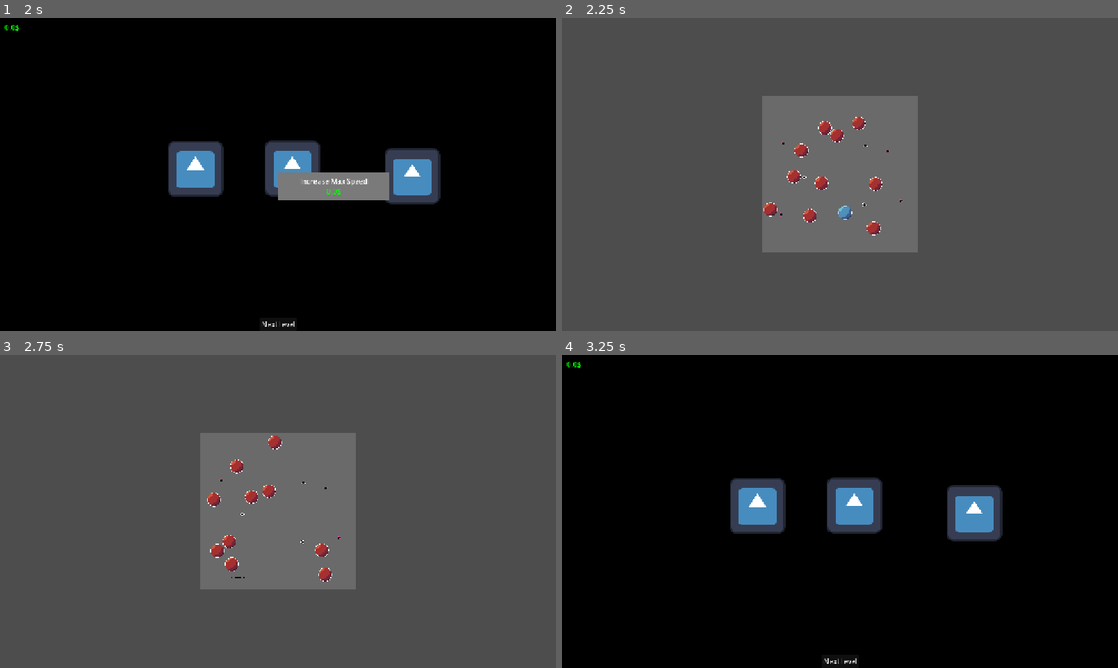
Above: before the commit, frames 1-4 (two rows, left to right).
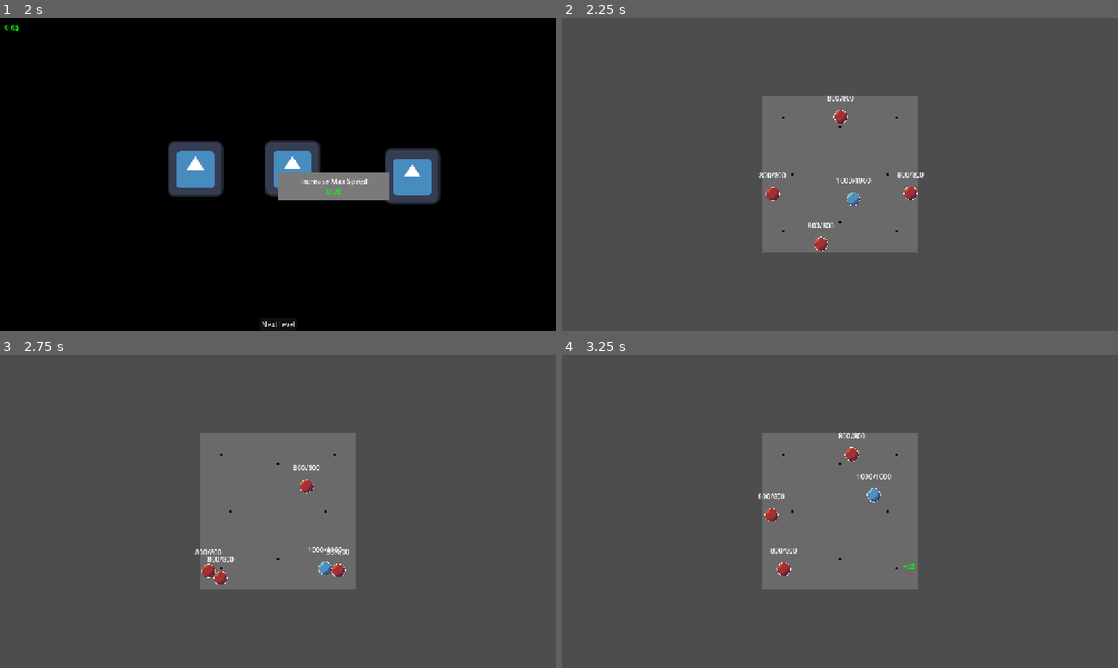
Above: after the commit, the same moments.

Repository: wespd/ball-fighter
Game: Godot game, scene res://Scenes/main_menu.tscn
Same seed, same stepped clock (60 frames per second), same inputs: the game is played once before the commit and once after it. The engine's default icon, where the game draws it, is replaced by a stand-in: a white triangle on a blue panel in a dark square.
Inputs (mouse positions are in pixels of both pictures, inside the frame that each line leads up to):
- Up to frame 1 (2 s): click "Play" at 0.5 s; click "Play" at 1.25 s
- Up to frame 2 (2.25 s): click "Next level" at 2 s
- Up to frame 3 (2.75 s): no input
- Up to frame 4 (3.25 s): move the mouse to (962, 495) at 2.77 s

Frame 1 is identical in both runs. In frame 2, 1.7% of the frame differs, in the area x 35-66%, y 24-75%; in frame 3, 1.5%; in frame 4, 99%, in the area x 0-100%, y 0-100%.

Commit message:
fixed collision glitches

Diff:
--- a/Scenes/ball.tscn
+++ b/Scenes/ball.tscn
@@ -2,6 +2,7 @@
 
 [ext_resource type="Script" uid="uid://dixxpmc8rr44b" path="res://Scripts/ball.gd" id="1_41u45"]
 [ext_resource type="Texture2D" uid="uid://dhf76eda4dvro" path="res://Sprites/Ball_death_animation.png" id="2_ij5cq"]
+[ext_resource type="Script" uid="uid://chxtqsy5t4o55" path="res://Scripts/health_text.gd" id="3_376qj"]
 
 [sub_resource type="AtlasTexture" id="AtlasTexture_376qj"]
 atlas = ExtResource("2_ij5cq")
@@ -12,6 +13,8 @@
 
 [node name="BallEnemy" type="CharacterBody2D" unique_id=1797804029]
 script = ExtResource("1_41u45")
+max_health = 800.0
+damage_multiplier = 0.7
 metadata/_custom_type_script = "uid://dixxpmc8rr44b"
 
 [node name="Sprite2D" type="Sprite2D" parent="." unique_id=1006215520]
@@ -21,3 +24,14 @@
 
 [node name="CollisionShape2D" type="CollisionShape2D" parent="." unique_id=1209233224]
 shape = SubResource("CircleShape2D_41u45")
+
+[node name="DebugHealthText" type="RichTextLabel" parent="." unique_id=771670728]
+offset_left = -52.0
+offset_top = -59.0
+offset_right = 52.0
+offset_bottom = -27.0
+text = "test"
+horizontal_alignment = 1
+vertical_alignment = 1
+script = ExtResource("3_376qj")
+metadata/_custom_type_script = "uid://chxtqsy5t4o55"
--- a/Scenes/main.tscn
+++ b/Scenes/main.tscn
@@ -22,45 +22,25 @@
 
 [node name="Main" type="Node2D" unique_id=1593915679 node_paths=PackedStringArray("balls")]
 script = ExtResource("1_h2yge")
-balls = [NodePath("Ball"), NodePath("Ball2"), NodePath("Ball3"), NodePath("Ball4"), NodePath("Ball5"), NodePath("Ball6"), NodePath("Ball7"), NodePath("Ball8"), NodePath("Ball9"), NodePath("Ball10")]
+balls = [NodePath("Ball"), NodePath("Ball2"), NodePath("Ball3"), NodePath("Ball4")]
 
 [node name="Camera2D" type="Camera2D" parent="." unique_id=1631611814]
 
 [node name="Ball" parent="." unique_id=260139811 instance=ExtResource("1_0xm2m")]
 z_index = 5
-position = Vector2(69, -21)
+position = Vector2(150, 0)
 
-[node name="Ball3" parent="." unique_id=560484325 instance=ExtResource("1_0xm2m")]
+[node name="Ball2" parent="." unique_id=1797804029 instance=ExtResource("1_0xm2m")]
 z_index = 5
-position = Vector2(-25, 85)
+position = Vector2(-150, 0)
 
-[node name="Ball4" parent="." unique_id=1971782723 instance=ExtResource("1_0xm2m")]
+[node name="Ball3" parent="." unique_id=874225738 instance=ExtResource("1_0xm2m")]
 z_index = 5
-position = Vector2(60, 97)
+position = Vector2(0, 150)
 
-[node name="Ball5" parent="." unique_id=996144897 instance=ExtResource("1_0xm2m")]
+[node name="Ball4" parent="." unique_id=173029196 instance=ExtResource("1_0xm2m")]
 z_index = 5
-position = Vector2(-48, -74)
-
-[node name="Ball6" parent="." unique_id=1473763551 instance=ExtResource("1_0xm2m")]
-z_index = 5
-position = Vector2(78, -89)
-
-[node name="Ball7" parent="." unique_id=2011055482 instance=ExtResource("1_0xm2m")]
-z_index = 5
-position = Vector2(-61, -134)
-
-[node name="Ball8" parent="." unique_id=914833392 instance=ExtResource("1_0xm2m")]
-z_index = 5
-position = Vector2(-123, 63)
-
-[node name="Ball9" parent="." unique_id=982862354 instance=ExtResource("1_0xm2m")]
-z_index = 5
-position = Vector2(-38, 47)
-
-[node name="Ball10" parent="." unique_id=980739661 instance=ExtResource("1_0xm2m")]
-z_index = 5
-position = Vector2(18, -121)
+position = Vector2(0, -150)
 
 [node name="CanvasLayer" type="CanvasLayer" parent="." unique_id=188603996]
 layer = -10
@@ -118,26 +98,26 @@
 [node name="CollisionShape2D" type="CollisionShape2D" parent="LowerEdge" unique_id=1213868640]
 shape = SubResource("WorldBoundaryShape2D_7dm0k")
 
-[node name="Ball2" parent="." unique_id=1279368000 instance=ExtResource("1_0xm2m")]
-position = Vector2(-101, -40)
-
 [node name="VoidPeg" parent="." unique_id=1481263294 instance=ExtResource("3_8gbba")]
-position = Vector2(-131, -72)
+position = Vector2(-130, -130)
 
 [node name="VoidPeg2" parent="." unique_id=1509861467 instance=ExtResource("3_8gbba")]
-position = Vector2(110, -54)
+position = Vector2(130, -130)
 
 [node name="VoidPeg3" parent="." unique_id=36815349 instance=ExtResource("3_8gbba")]
-position = Vector2(-136, 92)
+position = Vector2(-130, 130)
 
 [node name="VoidPeg4" parent="." unique_id=848812103 instance=ExtResource("3_8gbba")]
-position = Vector2(140, 61)
+position = Vector2(130, 130)
 
 [node name="Peg" parent="." unique_id=322305095 instance=ExtResource("3_h2yge")]
-position = Vector2(-82, 6)
+position = Vector2(-110, 0)
 
 [node name="Peg2" parent="." unique_id=162801599 instance=ExtResource("3_h2yge")]
-position = Vector2(59, -66)
+position = Vector2(110, 0)
 
 [node name="Peg3" parent="." unique_id=1529483174 instance=ExtResource("3_h2yge")]
-position = Vector2(56, 70)
+position = Vector2(0, 110)
+
+[node name="Peg4" parent="." unique_id=978199457 instance=ExtResource("3_h2yge")]
+position = Vector2(0, -110)
--- a/Scenes/peg.tscn
+++ b/Scenes/peg.tscn
@@ -63,7 +63,7 @@
 }]
 
 [node name="Peg" type="StaticBody2D" unique_id=322305095 groups=["bouncer"]]
-metadata/bounce_multiplier = 1.1
+metadata/bounce_multiplier = 1.08
 
 [node name="CollisionShape2D" type="CollisionShape2D" parent="." unique_id=1875391019]
 shape = SubResource("CircleShape2D_1pwoe")
--- a/Scenes/player_ball.tscn
+++ b/Scenes/player_ball.tscn
@@ -2,6 +2,7 @@
 
 [ext_resource type="Script" uid="uid://c68fqg3mb316e" path="res://Scripts/player_ball.gd" id="1_m38xh"]
 [ext_resource type="Texture2D" uid="uid://dhf76eda4dvro" path="res://Sprites/Ball_death_animation.png" id="2_m38xh"]
+[ext_resource type="Script" uid="uid://chxtqsy5t4o55" path="res://Scripts/health_text.gd" id="3_k40wh"]
 
 [sub_resource type="CircleShape2D" id="CircleShape2D_fsq41"]
 radius = 16.0
@@ -13,9 +14,9 @@
 [node name="PlayerBall" type="CharacterBody2D" unique_id=911088835]
 z_index = 1
 script = ExtResource("1_m38xh")
-speed = 600.0
-max_speed = 2000.0
-max_health = 100.0
+speed = 350.0
+max_speed = 500.0
+max_health = 1000.0
 metadata/_custom_type_script = "uid://dixxpmc8rr44b"
 
 [node name="CollisionShape2D" type="CollisionShape2D" parent="." unique_id=316485454]
@@ -23,3 +24,14 @@
 
 [node name="Sprite2D" type="Sprite2D" parent="." unique_id=1900339853]
 texture = SubResource("AtlasTexture_k40wh")
+
+[node name="DebugHealthText" type="RichTextLabel" parent="." unique_id=902057176]
+offset_left = -52.0
+offset_top = -59.0
+offset_right = 52.0
+offset_bottom = -27.0
+text = "test"
+horizontal_alignment = 1
+vertical_alignment = 1
+script = ExtResource("3_k40wh")
+metadata/_custom_type_script = "uid://chxtqsy5t4o55"
--- a/Scripts/ball.gd
+++ b/Scripts/ball.gd
@@ -20,22 +20,26 @@
 	velocity = direction.normalized() * speed
 
 func _process(delta):
-	if is_stunned or is_first_frame:
+	if is_first_frame:
 		is_first_frame = false
 		return
-	var motion = direction * speed * delta
+	var motion = direction * speed * delta * (0 if is_stunned else 1)
 	var collision_info = move_and_collide(motion)
 
 	if collision_info:
 		on_collision(collision_info)
 
+
+func bounce_off_surface(normal : Vector2):
+	direction = direction.bounce(normal).normalized()
+
 func on_collision(collision_info : KinematicCollision2D):
 	var normal = collision_info.get_normal()
 	direction = direction.bounce(normal).normalized()
 	var collider = collision_info.get_collider()
-	if collider.has_method("take_damage_player"):
-		print("%s hit player for damage!" %name)
-		collider.take_damage_player(speed)
+
+	if collider == PlayerBall:
+		CollisionManager.try_collision(self, collider)
 
 	if collider.has_meta("bounce_multiplier"):
 		speed *= collider.get_meta("bounce_multiplier")
@@ -45,7 +49,7 @@
 	if speed > max_speed:
 		speed = max_speed
 
-func take_damage_enemy(damage : float):
+func take_damage(damage : float):
 	print("%s took %s damage" %[name,damage])
 	current_health -= damage
 	if current_health <= 0:
--- /dev/null
+++ b/Scripts/collision_manager.gd
@@ -0,0 +1,20 @@
+extends Node
+
+var collisions : Dictionary[Ball,Ball] = {}
+
+
+func try_collision(this : Ball, other : Ball):
+	print(collisions)
+	if collisions.has(this) and collisions.get(this) == other:
+		return
+	if not other.is_stunned:
+		this.take_damage(other.speed * other.damage_multiplier)
+	if not this.is_stunned:
+		other.take_damage(this.speed * this.damage_multiplier)
+	other.bounce_off_surface((other.position - this.position).normalized())
+	collisions.get_or_add(other, this)
+
+func play_ran_into_something():
+	for key in collisions.keys():
+		if not key == PlayerBall:
+			collisions.clear()
--- /dev/null
+++ b/Scripts/health_text.gd
@@ -0,0 +1,11 @@
+extends RichTextLabel
+class_name DebugHealthText
+
+var ball : Ball
+
+func _ready():
+	ball = get_parent()
+
+func _process(delta):
+	clear()
+	append_text("%s/%s" %[int(ball.current_health), int(ball.max_health)])
--- a/Scripts/level_manager.gd
+++ b/Scripts/level_manager.gd
@@ -21,6 +21,7 @@
 		await get_tree().scene_changed
 	get_tree().current_scene.player_won.connect(on_player_won)
 	get_tree().paused = false
+	PlayerBall.current_health = PlayerBall.max_health
 
 func on_player_won():
 	get_tree().paused = true
--- a/Scripts/player_ball.gd
+++ b/Scripts/player_ball.gd
@@ -18,15 +18,14 @@
 	print("Player died")
 
 func on_collision(collision_info : KinematicCollision2D):
+	CollisionManager.play_ran_into_something()
 	var normal = collision_info.get_normal()
 
 	direction = direction.bounce(normal).normalized()
 
 	var collider = collision_info.get_collider()
-	if collider.has_method("take_damage_enemy"):
-		collider.take_damage_enemy(speed * damage_multiplier)
-
-
+	if collider is Ball:
+		CollisionManager.try_collision(self, collider)
 	if collider.has_meta("bounce_multiplier"):
 		speed *= collider.get_meta("bounce_multiplier")
 		for child in collider.get_children(true):
@@ -34,12 +33,3 @@
 				child.play("default")
 	if speed > max_speed:
 		speed = max_speed
-
-func take_damage_enemy(damage : float):
-	pass
-
-func take_damage_player(damage : float):
-	print("%s took %s damage" %[name,damage])
-	current_health -= damage
-	if current_health <= 0:
-		on_death()
--- a/project.godot
+++ b/project.godot
@@ -21,6 +21,7 @@
 UpgradeGlobals="*uid://cdunodusbtyc"
 LevelManager="*uid://bopn51gblcnj2"
 UpgradeMenu="*uid://yqk223t1aug7"
+CollisionManager="*uid://i7koeqri31sp"
 
 [display]
 
Not shown, added: Scripts/collision_manager.gd.uid
Not shown, added: Scripts/health_text.gd.uid
